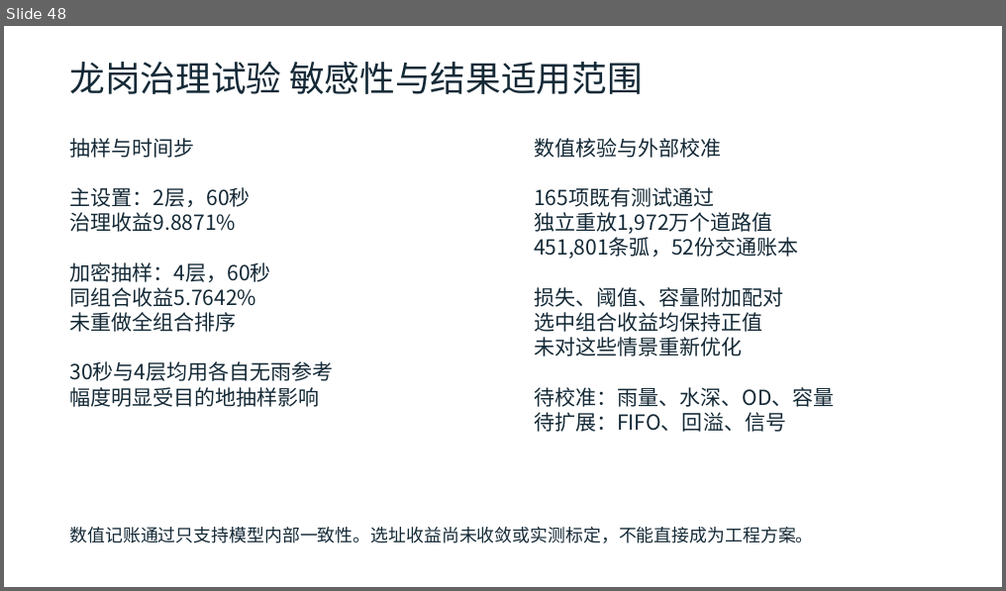
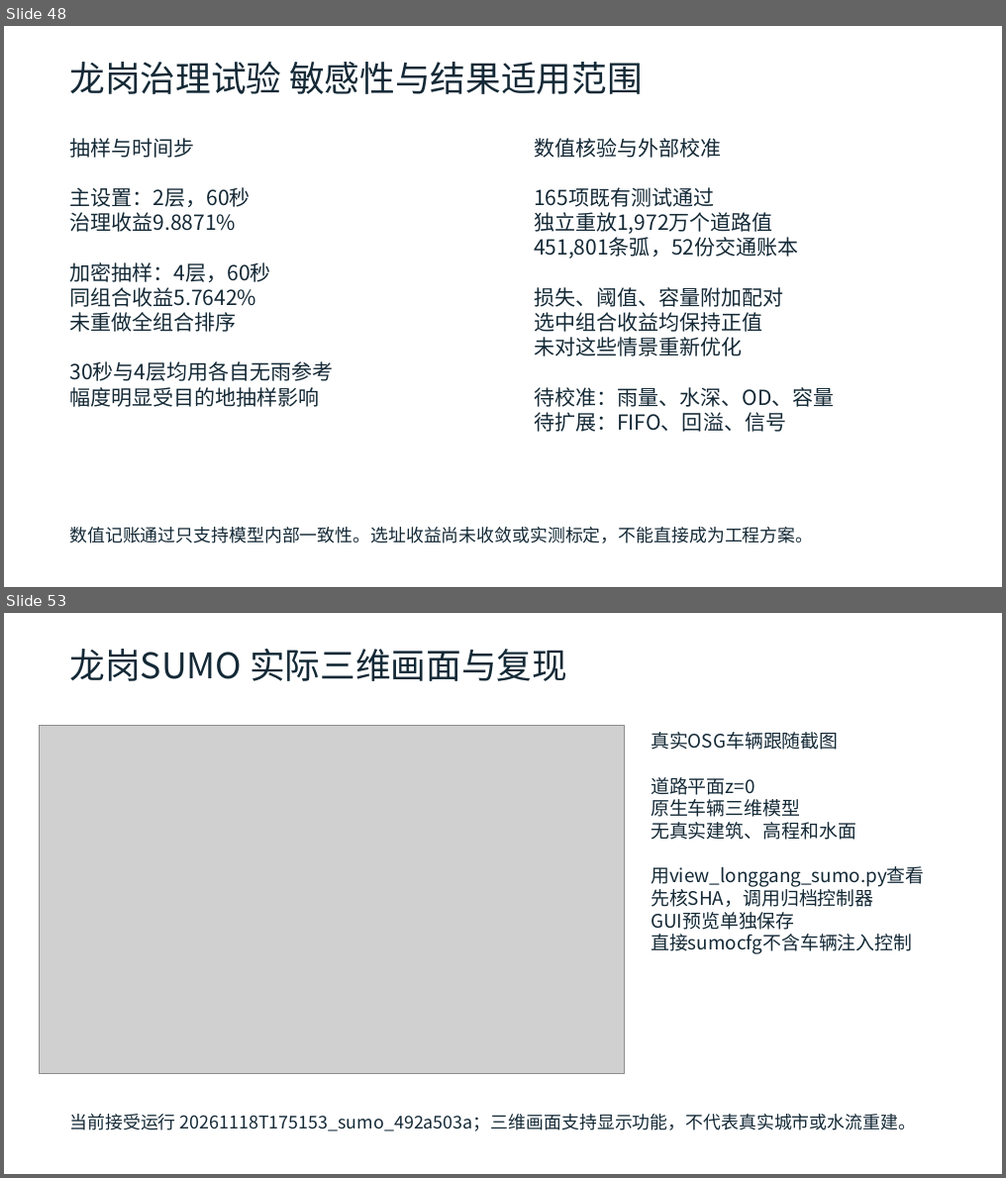
Before and after one commit to zhzhzh666/jiaotong, a slide deck: docs/deliverables/开题与阶段进展汇报.pptx. Shown one above the other, each under a label of ours: slide 48 before the commit, slides 48 and 53 after it; the slides between them are not shown. The pictures are 1006x591 and 1006x1178 pixels, drawn with LibreOffice and Linux fonts; fonts in the diff are those of the drawing; grey boxes stand for pictures. Boxes give left, top, right and bottom in pixels: in the first picture for what was removed or moved away, otherwise in the second. Text is boxed around its words. In the diff, an @@ line names an element or a change of style, - is before the commit and + after.

Commit message:
Update research documents with audited Longgang SUMO pilot

```diff
--- a/docs/deliverables/开题与阶段进展汇报.pptx
+++ b/docs/deliverables/开题与阶段进展汇报.pptx
@@ slide 53 added at (4,613,1002,1174), background #FFFFFF @@
@@ text added at (69,649,567,681), 34 pt, text #142936 @@
+龙岗SUMO 实际三维画面与复现
@@ picture added at (40,725,624,1074) @@
@@ text added at (650,732,925,955), 18 pt, text #142936 @@
+真实OSG车辆跟随截图
+道路平面z=0
+原生车辆三维模型
+无真实建筑、高程和水面
+用view_longgang_sumo.py查看
+先核SHA，调用归档控制器
+GUI预览单独保存
+直接sumocfg不含车辆注入控制
@@ text added at (69,1114,916,1132), 17 pt, text #142936 @@
+当前接受运行 20261118T175153_sumo_492a503a；三维画面支持显示功能，不代表真实城市或水流重建。
```
Also in this commit, not shown: 8 slides changed, 4 other slides added, 17 other files.
